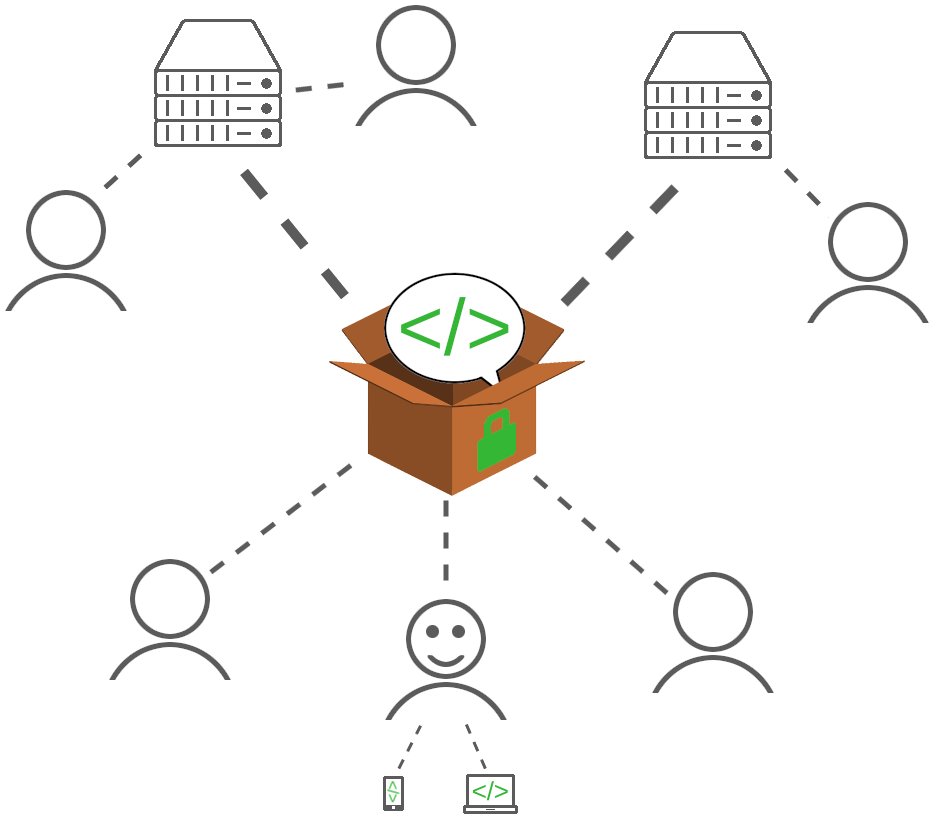
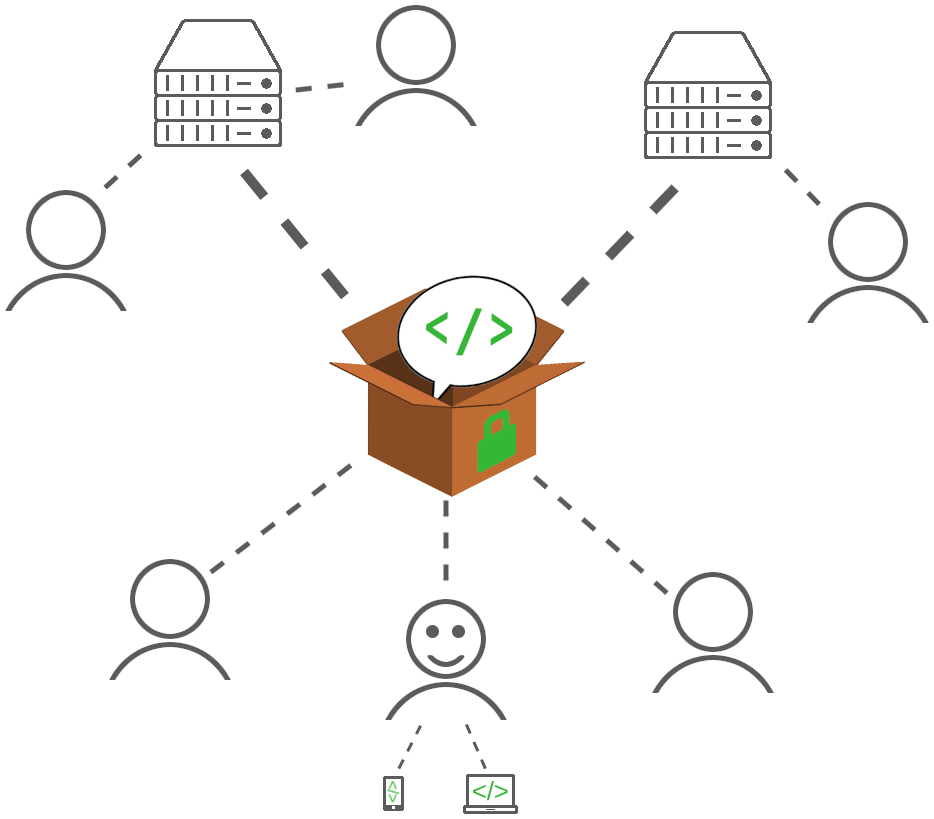
Layer changes from the first 934px x 819px image to the second:
painted on "Chatbx" over (x1=329, y1=272, x2=585, y2=497)
